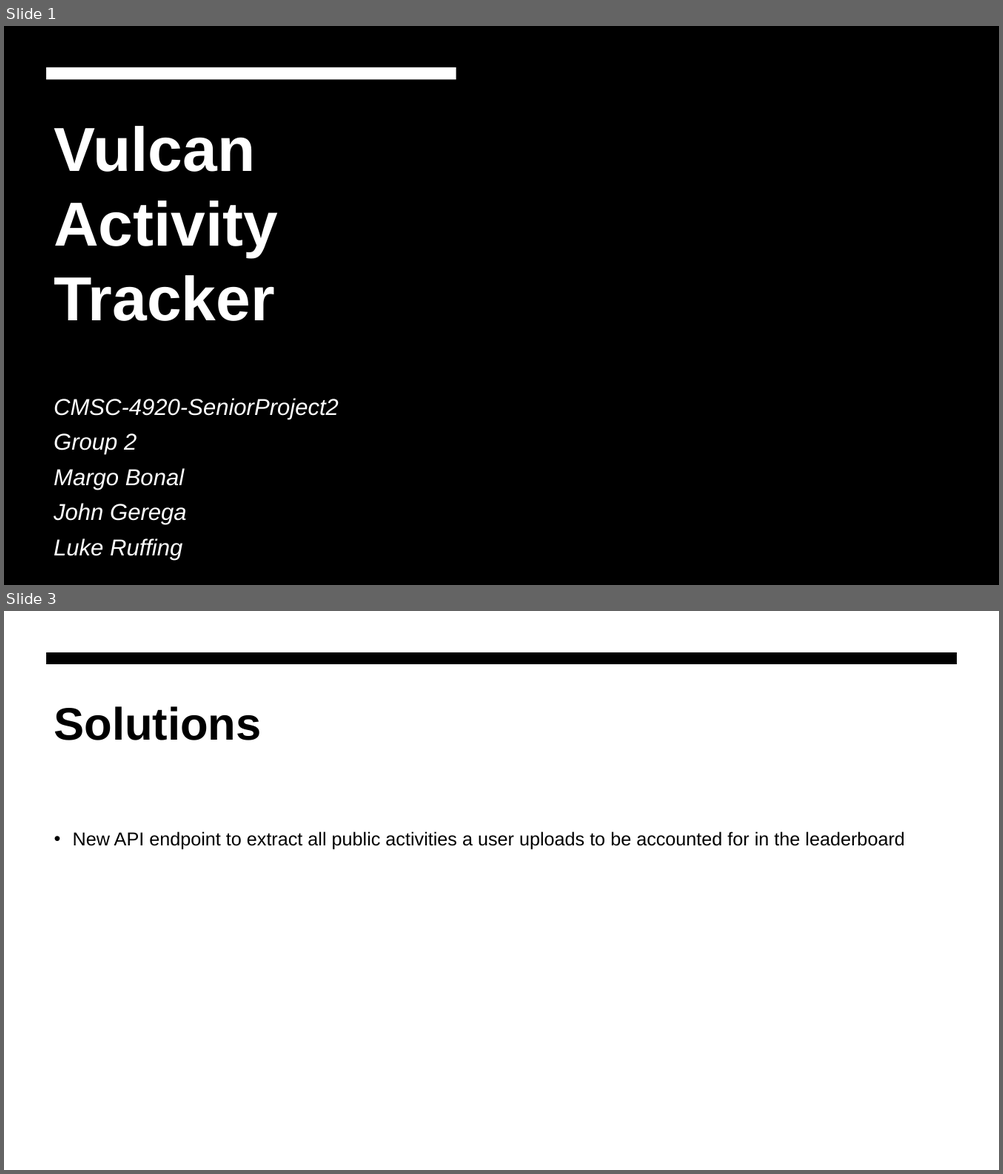
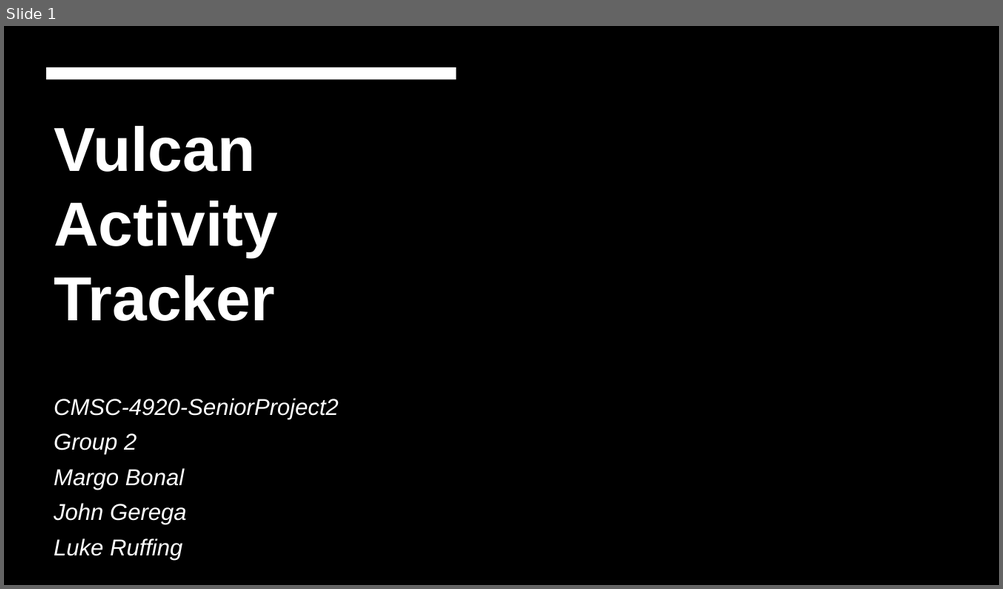
Before and after one commit to jjdeuce06/VulcanActivityTracker, a slide deck: Documentation/Weekly Report/week4/CMSC-4920-Group2-Week4.pptx. Shown one above the other, each under a label of ours: slides 1 and 3 before the commit, slide 1 after it; the slides between them are not shown. The pictures are 1003x1174 and 1003x589 pixels, drawn with LibreOffice and Linux fonts; fonts in the diff are those of the drawing; background and template pictures are left out. Boxes give left, top, right and bottom in pixels: in the first picture for what was removed or moved away, otherwise in the second. Text is boxed around its words. In the diff, an @@ line names an element or a change of style, - is before the commit and + after.

```diff
--- a/Documentation/Weekly Report/week4/CMSC-4920-Group2-Week4.pptx
+++ b/Documentation/Weekly Report/week4/CMSC-4920-Group2-Week4.pptx
@@ slide 3 removed at [4, 611, 999, 1170], background #FFFFFF @@
@@ freeform shape removed at [46, 652, 957, 665] @@
@@ title removed at [54, 706, 262, 741] @@
-Solutions
@@ text removed at [73, 832, 904, 850] @@
-• New API endpoint to extract all public activities a user uploads to be accounted for in the leaderboard
```
Also in this commit, not shown: 1 slide changed, 2 slides added, 3 other files.
